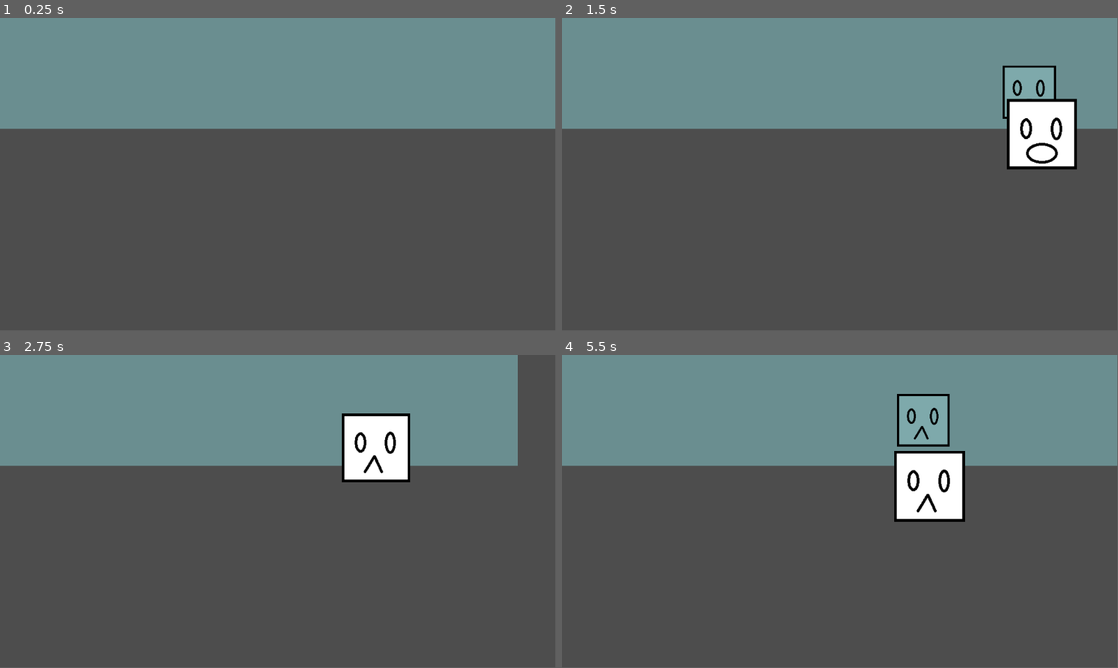
Above: before the commit, frames 1-4 (two rows, left to right).
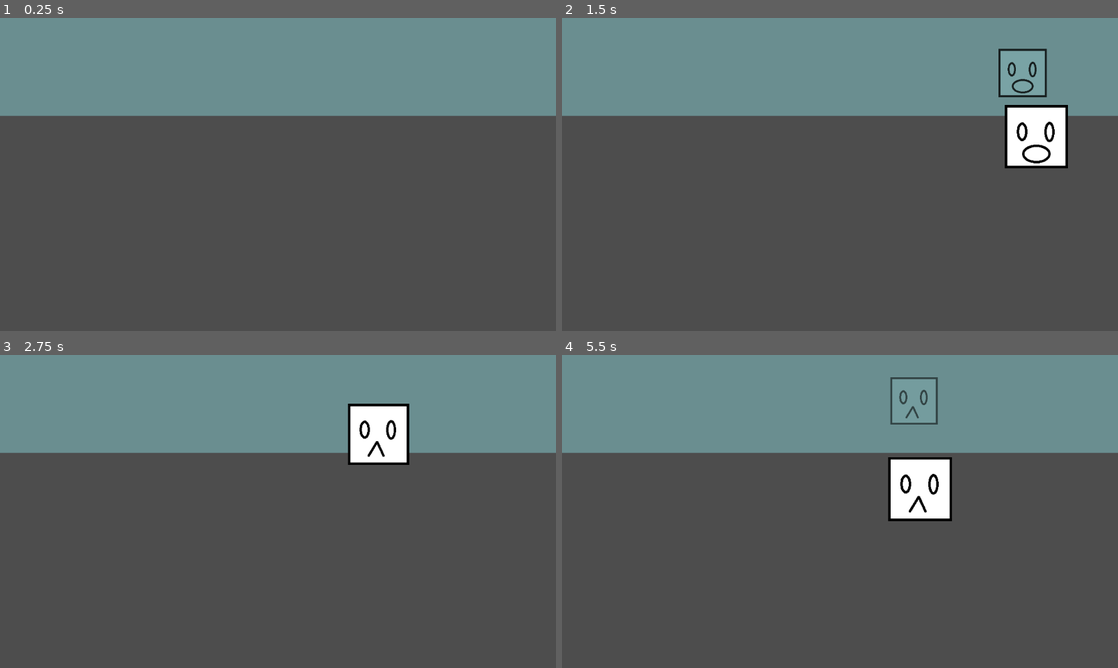
Above: after the commit, the same moments.

Repository: Niimphu/GWJ75
Game: Godot game, scene res://scenes/levels/level.tscn
Two runs of this game, one before a commit and one after it. Both use one fixed random seed, a clock stepped at 60 frames per second and the inputs below.
Inputs (mouse positions are in pixels of both pictures, inside the frame that each line leads up to):
- Up to frame 1 (0.25 s): no input
- Up to frame 2 (1.5 s): tap Enter at 0.5 s; move the mouse to (962, 158) at 0.52 s; hold D (right) 0.53-1.28 s; click (962, 158) at 0.6 s; move the mouse to (728, 190) at 1.27 s; hold Down (ui_down) from 1.28 s (still down); right-click (728, 190) at 1.35 s
- Up to frame 3 (2.75 s): move the mouse to (333, 442) at 2.02 s; release Down (ui_down) at 2.03 s; hold D (right) from 2.03 s (still down); click (333, 442) at 2.1 s
- Up to frame 4 (5.5 s): move the mouse to (812, 574) at 2.77 s; release D (right) at 2.78 s; hold Up (ui_up) 2.78-3.53 s; right-click (812, 574) at 2.85 s; move the mouse to (1006, 558) at 3.52 s; hold A (left) 3.53-5.03 s; click (1006, 558) at 3.6 s; move the mouse to (673, 464) at 4.27 s; right-click (673, 464) at 4.35 s; tap Space at 5 s; move the mouse to (867, 511) at 5.02 s; hold Down (ui_down) from 5.03 s (still down); click (867, 511) at 5.1 s
In our replay, the window is 799x449 before the commit and 800x450 after it. These sizes can differ from the game's own. Grey fills any space a smaller window leaves; there, only what the larger window draws over its background counts as a difference.

The runs differ from the first frame. In frame 1, 4.0% of the frame differs, in the area x 0-100%, y 0-36%; in frame 2, 5.8%; in frame 3, 7.3%, in the area x 0-100%, y 0-41%; in frame 4, 6.5%.

Commit message:
lil change

Diff:
--- a/project.godot
+++ b/project.godot
@@ -19,6 +19,11 @@
 
 Test="*res://test/test.gd"
 RNG="*res://globals/rng.gd"
+
+[display]
+
+window/size/viewport_width=1280
+window/size/viewport_height=720
 
 [input]
 
--- a/scenes/entities/character.gd
+++ b/scenes/entities/character.gd
@@ -24,8 +24,8 @@
 
 
 func move() -> void:
-	velocity = direction * 350
-	velocity = velocity.limit_length(350)
+	velocity = direction * speed
+	velocity = velocity.limit_length(speed)
 	move_and_slide()
 
 
--- a/scenes/entities/character.tscn
+++ b/scenes/entities/character.tscn
@@ -3,7 +3,8 @@
 [ext_resource type="Script" path="res://scenes/entities/character.gd" id="1_l5lut"]
 
 [sub_resource type="CapsuleShape2D" id="CapsuleShape2D_f7l3l"]
-height = 80.0
+radius = 5.0
+height = 62.0
 
 [node name="Character" type="CharacterBody2D"]
 script = ExtResource("1_l5lut")
--- a/scenes/entities/character_reflection.gd
+++ b/scenes/entities/character_reflection.gd
@@ -32,6 +32,7 @@
 	global_position = Vector2(real_pos.x + camera_offset, mirrors_edge - reflection_offset)
 	var scale_factor: float = 2 - Character.scale_factor
 	scale = Vector2(scale_factor, scale_factor)
+	modulate.a = (scale_factor + 0.2) / 2
 
 
 func character_killed() -> void:
--- a/scenes/levels/level.tscn
+++ b/scenes/levels/level.tscn
@@ -6,9 +6,16 @@
 [ext_resource type="Texture2D" uid="uid://bm1hupwfd0k4v" path="res://test/bb.png" id="4_yeb0v"]
 [ext_resource type="Texture2D" uid="uid://b5j7ky61mikxm" path="res://test/cc.png" id="5_wgh7o"]
 [ext_resource type="Script" path="res://scenes/levels/sprite_preloader.gd" id="6_jfv5j"]
+[ext_resource type="Script" path="res://scenes/levels/spawners.gd" id="7_noj8o"]
 
 [sub_resource type="RectangleShape2D" id="RectangleShape2D_457q7"]
 size = Vector2(1724, 311)
+
+[sub_resource type="RectangleShape2D" id="RectangleShape2D_45cnw"]
+size = Vector2(92, 460.5)
+
+[sub_resource type="RectangleShape2D" id="RectangleShape2D_f0yqb"]
+size = Vector2(92, 460.5)
 
 [node name="Level" type="Node2D"]
 script = ExtResource("1_kxtrn")
@@ -20,13 +27,13 @@
 [node name="Window" type="Control" parent="."]
 modulate = Color(0.494118, 0.662745, 0.670588, 1)
 clip_contents = true
-custom_minimum_size = Vector2(1600, 300)
+custom_minimum_size = Vector2(2500, 300)
 layout_mode = 3
 anchors_preset = 0
-offset_left = -236.0
-offset_top = -70.0
-offset_right = 1364.0
-offset_bottom = 230.0
+offset_left = -620.0
+offset_top = -75.0
+offset_right = 1880.0
+offset_bottom = 225.0
 script = ExtResource("2_3rbnu")
 
 [node name="ColorRect" type="ColorRect" parent="Window"]
@@ -46,7 +53,24 @@
 
 [node name="Reflections" type="Node2D" parent="Window"]
 
+[node name="Spawners" type="Node2D" parent="."]
+script = ExtResource("7_noj8o")
+
+[node name="Left" type="Area2D" parent="Spawners"]
+position = Vector2(-914, 242)
+
+[node name="CollisionShape2D" type="CollisionShape2D" parent="Spawners/Left"]
+position = Vector2(57, 222.75)
+shape = SubResource("RectangleShape2D_45cnw")
+
+[node name="Right" type="Area2D" parent="Spawners"]
+position = Vector2(1940, 231)
+
+[node name="CollisionShape2D" type="CollisionShape2D" parent="Spawners/Right"]
+position = Vector2(57, 217.75)
+shape = SubResource("RectangleShape2D_f0yqb")
+
 [node name="Characters" type="Node2D" parent="."]
 
 [node name="Camera2D" type="Camera2D" parent="."]
-position = Vector2(576, 324)
+position = Vector2(640, 360)
Not shown: 1 places in scenes/levels/level.tscn that only renumber resources
Renamed: test/spawners.gd -> scenes/levels/spawners.gd
